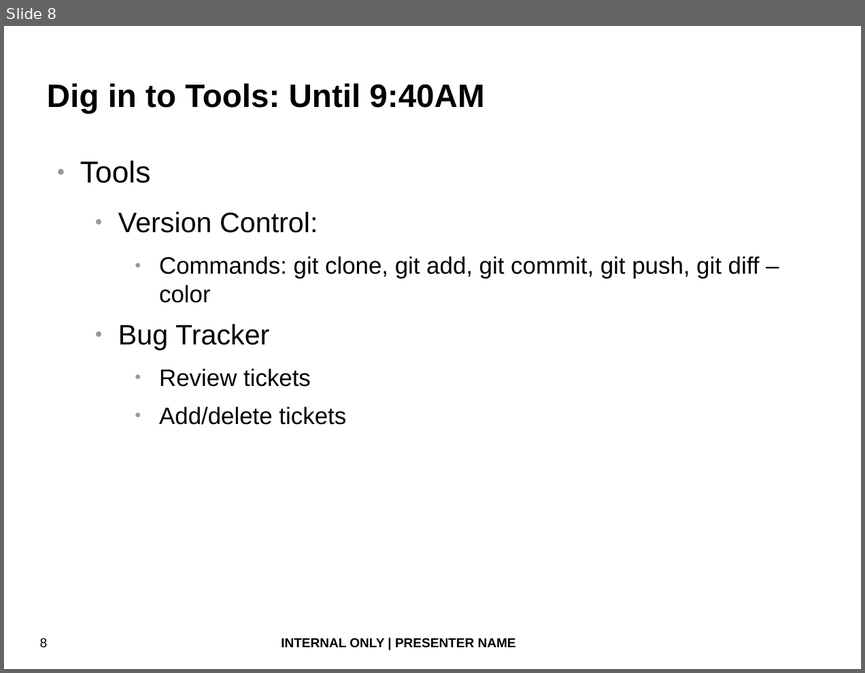
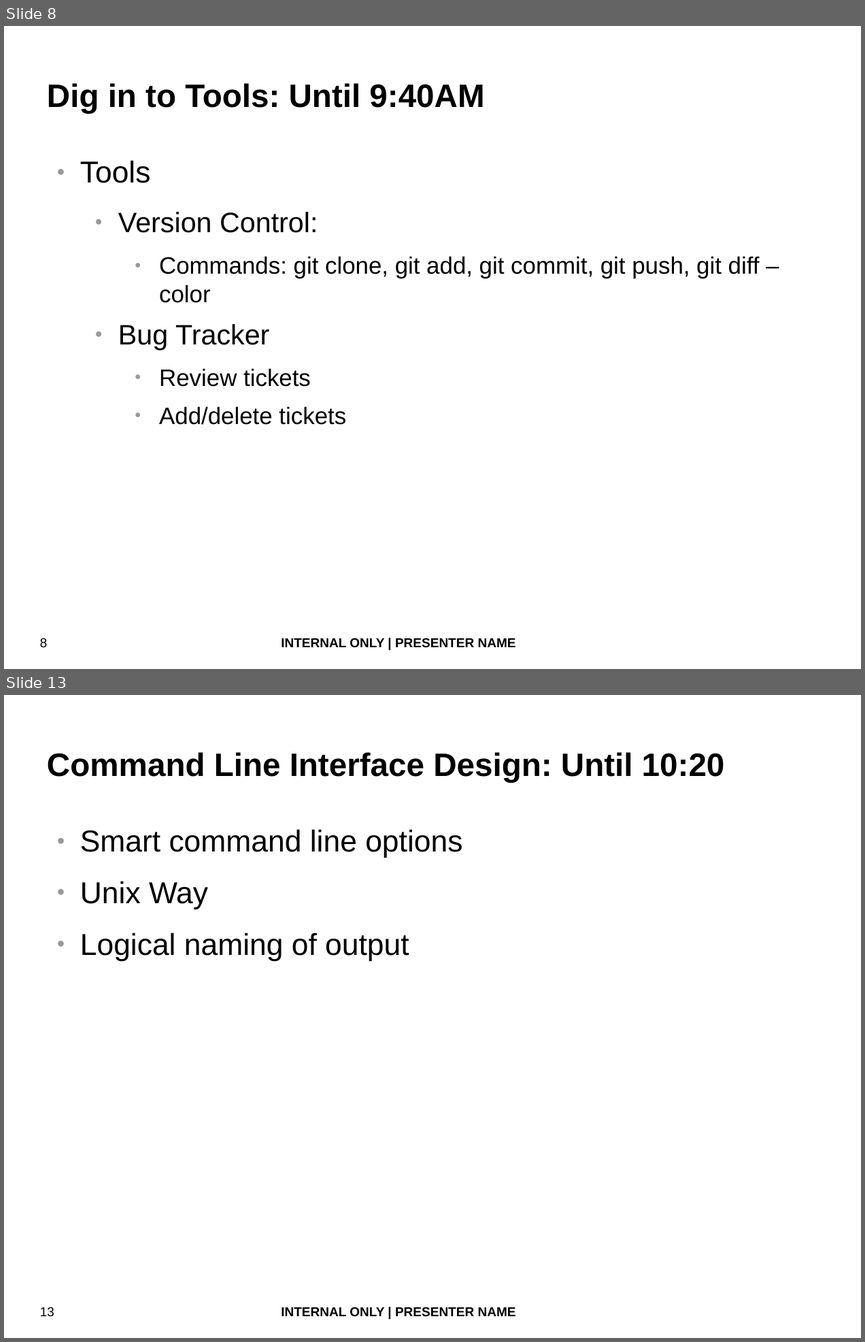
Before and after one commit to fatherlinux/shiva, a slide deck: bash_devops.odp. Shown one above the other, each under a label of ours: slide 8 before the commit, slides 8 and 13 after it; the slides between them are not shown. The pictures are 865x673 and 865x1342 pixels, drawn with LibreOffice and Linux fonts; fonts in the diff are those of the drawing; background and template pictures are left out. Boxes give left, top, right and bottom in pixels: in the first picture for what was removed or moved away, otherwise in the second. Text is boxed around its words. In the diff, an @@ line names an element or a change of style, - is before the commit and + after.

```diff
--- a/bash_devops.odp
+++ b/bash_devops.odp
@@ slide 13 added at (4, 695, 861, 1338), background #FFFFFF; not listed: 2 template elements that a slide beside it also shows @@
@@ title added at (47, 752, 725, 782), 30 pt, text #000000, bold @@
+Command Line Interface Design: Until 10:20
@@ text added at (80, 829, 462, 962), 28 pt, text #000000 @@
+● Smart command line options
+● Unix Way
+● Logical naming of output
```
Also in this commit, not shown: 4 slides changed, 13 other slides added, 1 slide removed.
